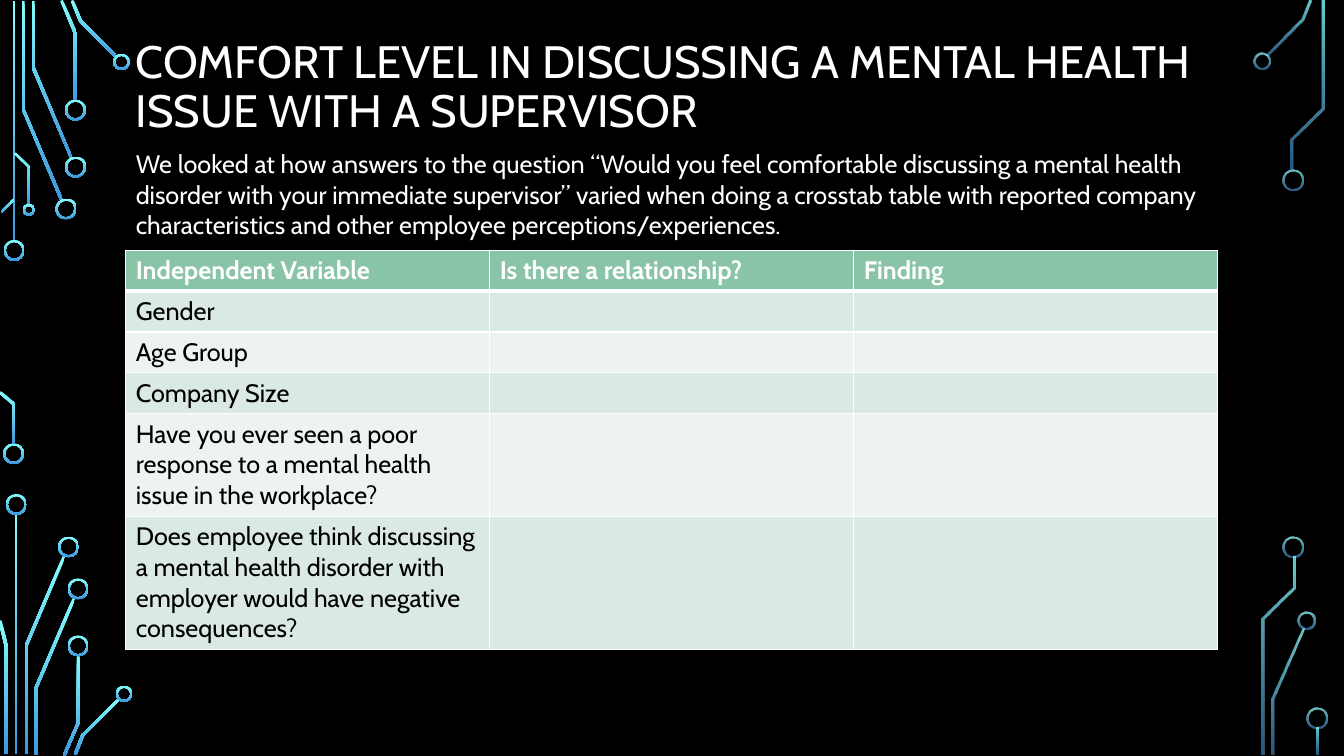
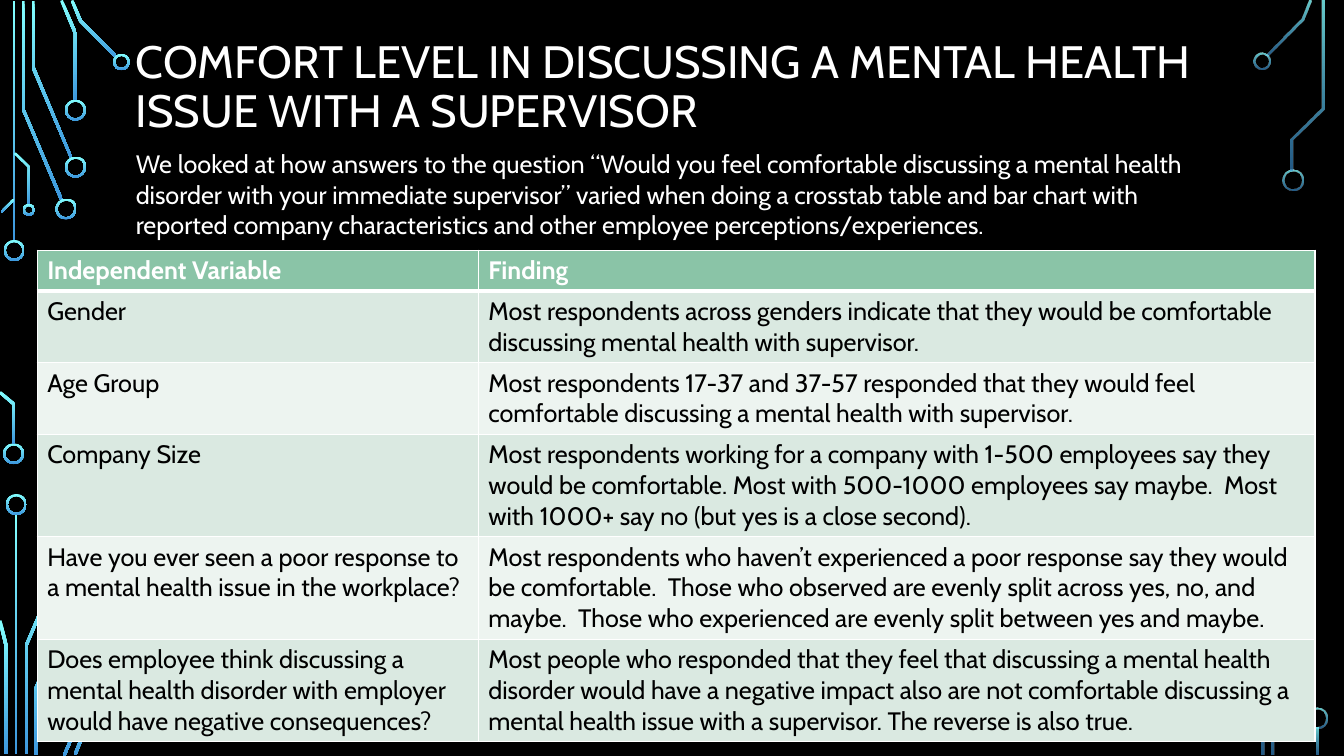
Before and after one commit to shrutih17/INFM600project, a slide deck: slide 14 of Presentation.pptx (slide 13 before the commit). Drawn at 1344x756 pixels with LibreOffice and Linux fonts; fonts in the diff are those of the drawing; background and template pictures are left out. Boxes give left, top, right and bottom in pixels: in the first picture for what was removed or moved away, otherwise in the second. Text is boxed around its words. In the diff, an @@ line names an element or a change of style, - is before the commit and + after.

```diff
--- a/Presentation.pptx
+++ b/Presentation.pptx
@@ text at (x1=136, y1=154, x2=1182, y2=240): text changed @@
-We looked at how answers to the question “Would you feel comfortable discussing a mental health disorder with your immediate supervisor” varied when doing a crosstab table with reported company characteristics and other employee perceptions/experiences.
+We looked at how answers to the question “Would you feel comfortable discussing a mental health disorder with your immediate supervisor” varied when doing a crosstab table and bar chart with reported company characteristics and other employee perceptions/experiences.
@@ table at (x1=37, y1=250, x2=1316, y2=740) @@
-column 2: Is there a relationship? |  |  |  |  | 
-column 3: Finding |  |  |  |  | 
+column 2: Finding | Most respondents across genders indicate that they would be comfortable discussing mental health with supervisor. | Most respondents 17-37 and 37-57 responded that they would feel comfortable discussing a mental health with supervisor. | Most respondents working for a company with 1-500 employees say they would be comfortable. Most with 500-1000 employees say maybe. Most with 1000+ say no (but yes is a close second). | Most respondents who haven’t experienced a poor response say they would be comfortable. Those who observed are evenly split across yes, no, and maybe. Those who experienced are evenly split between yes and maybe. | Most people who responded that they feel that discussing a mental health disorder would have a negative impact also are not comfortable discussing a mental health issue with a supervisor. The reverse is also true.
@@ table resized from (x1=126, y1=250, x2=1218, y2=647) to (x1=37, y1=250, x2=1316, y2=740) @@
```
Also in this commit, not shown: 3 other slides changed, 2 slides added.
